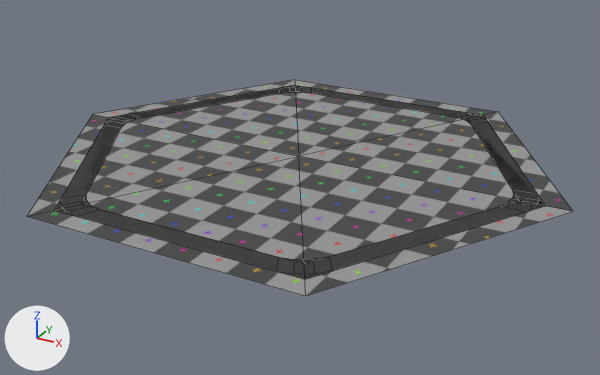
Renders of the Blender file Assets/Game/Scripts/Reboot/Hex.blend from each side of a commit.
The view is the same before and after, from a 50 mm camera at (1.395, -2.526, 1.137) aimed at (0.027, -0.039, -0.107). The lights are fixed; the arrows at lower left show +X, +Y and +Z. Mesh edges are drawn as thin lines.

Names of what the first picture shows: 'HexBorderSharp', 'HexBorderSmooth', 'HexTile'.
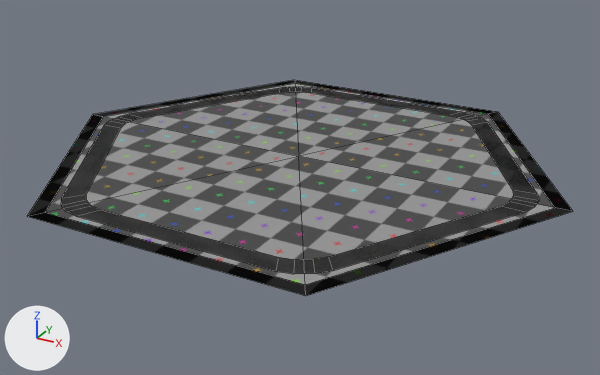
Commit message: Better hex info

Pixel boxes [x1, y1, x2, y2] of what changed, in the pictures (600 x 375 px):
```json
{"object": "HexBorderSharp", "change": "recoloured, reshaped", "before": [55, 85, 545, 279], "after": [27, 80, 573, 296], "on screen": "11% wider, 11% taller"}
```

Edits to the scene script, one JSON object a line:
```json
{"block": "me_circle_001", "where": "me_circle_001.from_pydata(...)  # 12 vertices, 6 faces; spans x -0.79..0.79, y -0.91..0.91, z 0.0"}
{"block": "me_circle_001", "where": "# used by ob_hexbordersharp; location = (0.0, 0.0, 0.0); rotation_euler = (0.0, 0.0, 0.524), in degrees (0, 0, 30)"}
{"block": "me_circle_001", "change": "me_circle_001 part 1"}
{"op": "set", "path": "me_circle_001.vertices[0].co", "old": "(0.0, 0.91, 0.0)", "new": "(0.0, 1.0, 0.0)", "note": "pixel (294, 85) -> pixel (294, 79)"}
{"op": "set", "path": "me_circle_001.vertices[1].co", "old": "(-0.79, 0.46, 0.0)", "new": "(-0.87, 0.5, 0.0)", "note": "pixel (108, 117) -> pixel (92, 114)"}
{"op": "set", "path": "me_circle_001.vertices[2].co", "old": "(-0.79, -0.46, 0.0)", "new": "(-0.87, -0.5, 0.0)", "note": "pixel (54, 210) -> pixel (26, 216)"}
{"op": "set", "path": "me_circle_001.vertices[3].co", "old": "(0.0, -0.91, 0.0)", "new": "(0.0, -1.0, 0.0)", "note": "pixel (305, 279) -> pixel (305, 295)"}
{"op": "set", "path": "me_circle_001.vertices[4].co", "old": "(0.79, -0.46, 0.0)", "new": "(0.87, -0.5, 0.0)", "note": "pixel (545, 205) -> pixel (573, 211)"}
{"op": "set", "path": "me_circle_001.vertices[5].co", "old": "(0.79, 0.46, 0.0)", "new": "(0.87, 0.5, 0.0)", "note": "pixel (483, 115) -> pixel (498, 111)"}
{"op": "set", "path": "me_circle_001.vertices[6].co", "old": "(-0.72, 0.41, 0.0)", "new": "(-0.82, 0.47, 0.0)", "note": "pixel (124, 120) -> pixel (103, 116)"}
{"op": "set", "path": "me_circle_001.vertices[7].co", "old": "(0.0, 0.83, 0.0)", "new": "(0.0, 0.94, 0.0)", "note": "pixel (295, 90) -> pixel (294, 83)"}
{"op": "set", "path": "me_circle_001.vertices[8].co", "old": "(-0.72, -0.41, 0.0)", "new": "(-0.82, -0.47, 0.0)", "note": "pixel (80, 204) -> pixel (45, 212)"}
{"op": "set", "path": "me_circle_001.vertices[9].co", "old": "(0.0, -0.83, 0.0)", "new": "(0.0, -0.94, 0.0)", "note": "pixel (304, 263) -> pixel (305, 284)"}
{"op": "set", "path": "me_circle_001.vertices[10].co", "old": "(0.72, -0.41, 0.0)", "new": "(0.82, -0.47, 0.0)", "note": "pixel (519, 200) -> pixel (554, 207)"}
{"op": "set", "path": "me_circle_001.vertices[11].co", "old": "(0.72, 0.41, 0.0)", "new": "(0.82, 0.47, 0.0)", "note": "pixel (467, 118) -> pixel (488, 114)"}
{"op": "add", "block": "me_circle_001", "code": "me_circle_001.materials.append(mat_hex)  # picture img_hex"}
```
